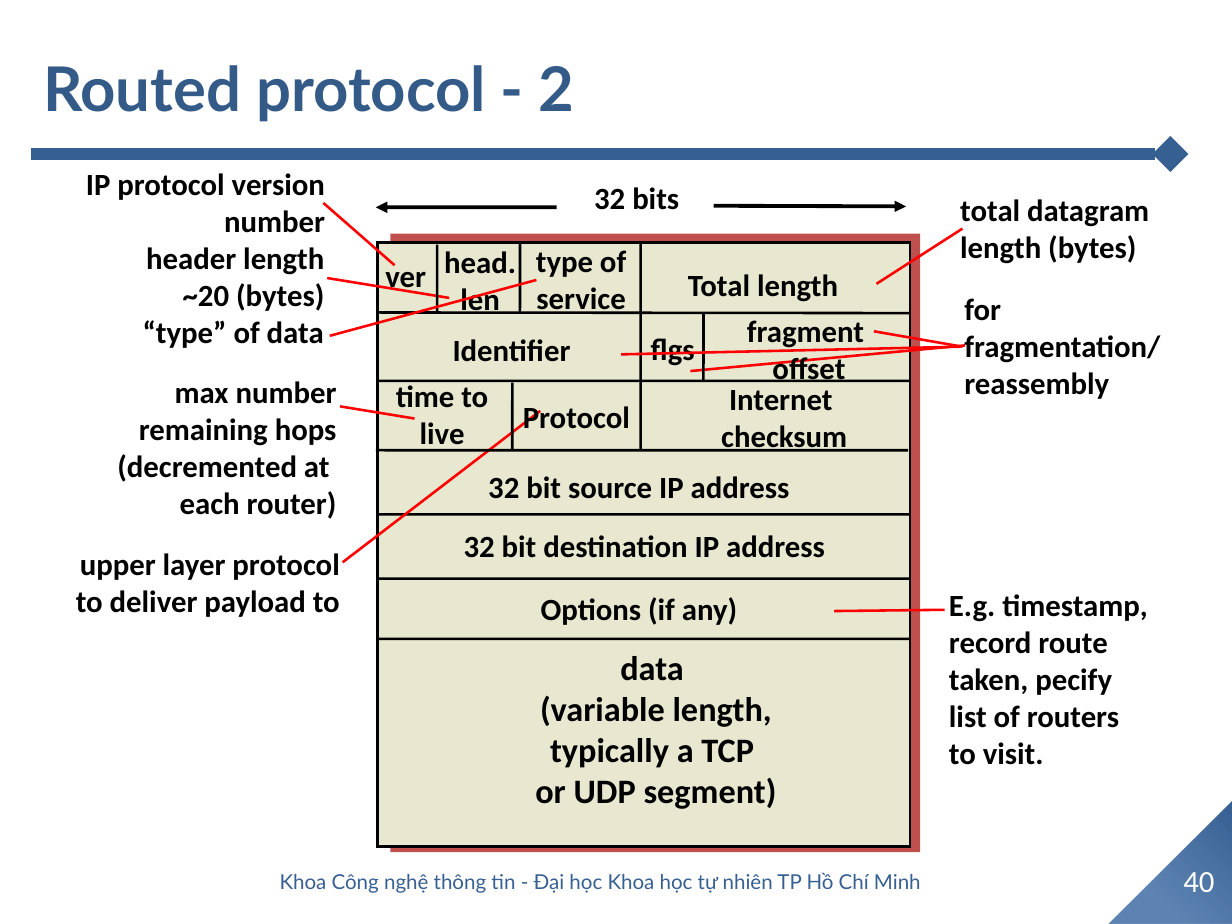
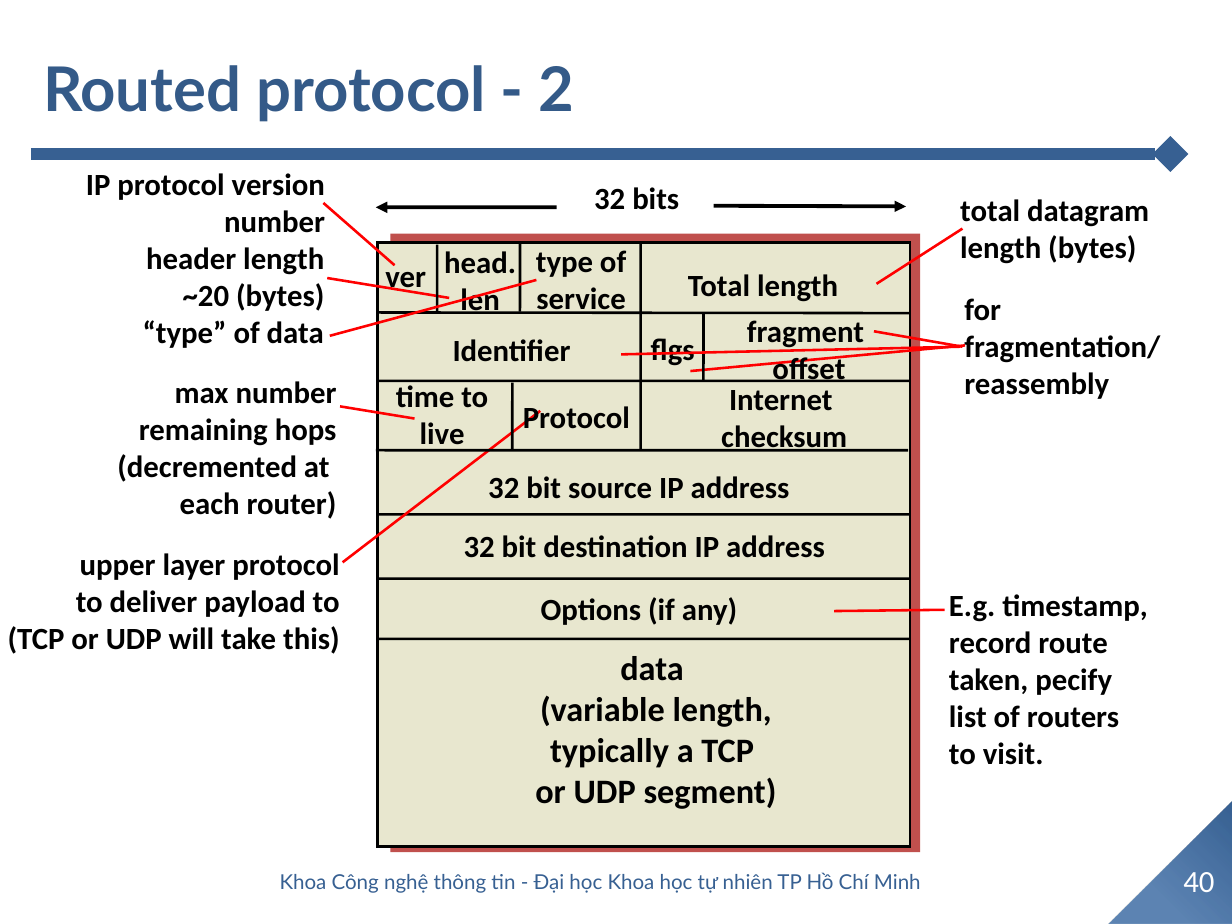
Before and after one commit to TommyandTina/Linux-Lab, a slide deck: slide 40 of APR-2024/0404/05.Network layer.pptx. Drawn at 1232x924 pixels with LibreOffice and Linux fonts; fonts in the diff are those of the drawing; background and template pictures are left out. Boxes give left, top, right and bottom in pixels: in the first picture for what was removed or moved away, otherwise in the second. Text is boxed around its words. In the diff, an @@ line names an element or a change of style, - is before the commit and + after.

```diff
--- a/APR-2024/0404/05.Network layer.pptx
+++ b/APR-2024/0404/05.Network layer.pptx
@@ text "upper layer protocol": place and size @@
-text "upper layer protocol" at (76,553,340,617)
+text "upper layer protocol" at (8,553,340,654)
@@ text at (8,626,340,654): paragraph added @@
+(TCP or UDP will take this)
```
Also in this commit, not shown: 1 other slide changed, 1 other file.
